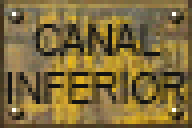
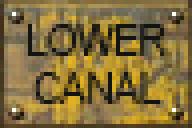
The second 192×128 image is a revision of the first. Changes to its layers:
hid group "PT-BR" (3 layers) over [4, 24, 188, 104]
renamed "Texto" to "Text", moved it into group "Editable" over [4, 24, 188, 104]
showed group "Recriation" (2 layers) over [24, 24, 168, 104]
